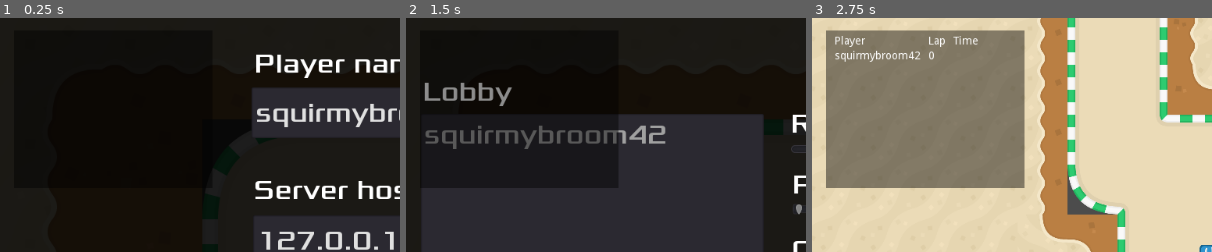
Above: before the commit, frames 1-3 (left to right).
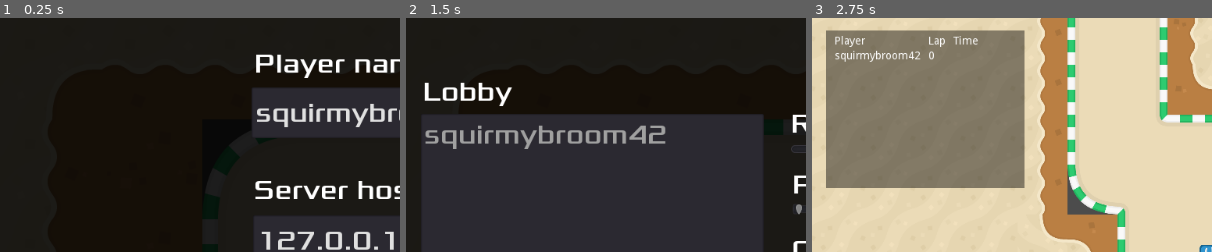
Above: after the commit, the same moments.

Repository: itjope/slide-on-slicks
Game: Godot game, scene res://World.tscn
Same seed, same stepped clock (60 frames per second), same inputs: the game is played once before the commit and once after it.
Inputs:
- Up to frame 1 (0.25 s): no input
- Up to frame 2 (1.5 s): tap Enter at 0.5 s; hold D (steer_right) 0.53-1.25 s; click "Start Server" at 1.25 s
- Up to frame 3 (2.75 s): click "Start Game" at 2 s
The pictures show only the part of the screen within x 0-50%, y 0-50%; the shares and areas given below are measured in that part.

The runs differ from the first frame. In frame 2, 2.7% of the frame differs, in the area x 4-54%, y 27-56%; in frame 3, nothing differs.

Commit message:
Start race start timer on race start

Diff:
--- a/RaceInfo.gd
+++ b/RaceInfo.gd
@@ -33,13 +33,16 @@
 	render()
 
 func on_start_game(my_info, player_info):
-	raceStart = OS.get_ticks_msec()
+	self.show()
 	var myId = get_tree().get_network_unique_id()
 	allPlayers[myId] = createPlayerEntry(my_info.name)
 
 	for key in player_info.keys():
 		allPlayers[key] = createPlayerEntry(player_info[key].name)
 	render()
+
+func on_race_start():
+	raceStart = OS.get_ticks_msec()
 
 remote func update_laps(player):
 	var playerId = get_tree().get_rpc_sender_id()
--- a/World.gd
+++ b/World.gd
@@ -3,9 +3,13 @@
 func _ready():
 	$Track.connect("finished_lap", self, "_on_finished_lap")
 	$Server.connect("start_game", self, "_on_start_game")
+	$Race.connect("race_start", self, "_on_race_start")
 
 func _on_finished_lap(body):
 	$Race/RaceInfo.on_finished_lap(body)
 
 func _on_start_game(my_info, player_info):
 	$Race/RaceInfo.on_start_game(my_info, player_info)
+
+func _on_race_start():
+	$Race/RaceInfo.on_race_start()
--- a/World.tscn
+++ b/World.tscn
@@ -297,6 +297,7 @@
 script = ExtResource( 7 )
 
 [node name="RaceInfo" parent="Race" instance=ExtResource( 6 )]
+visible = false
 margin_left = 25.6271
 margin_top = 18.9706
 margin_right = 402.628
Not shown: 1 places in World.tscn that only renumber resources
